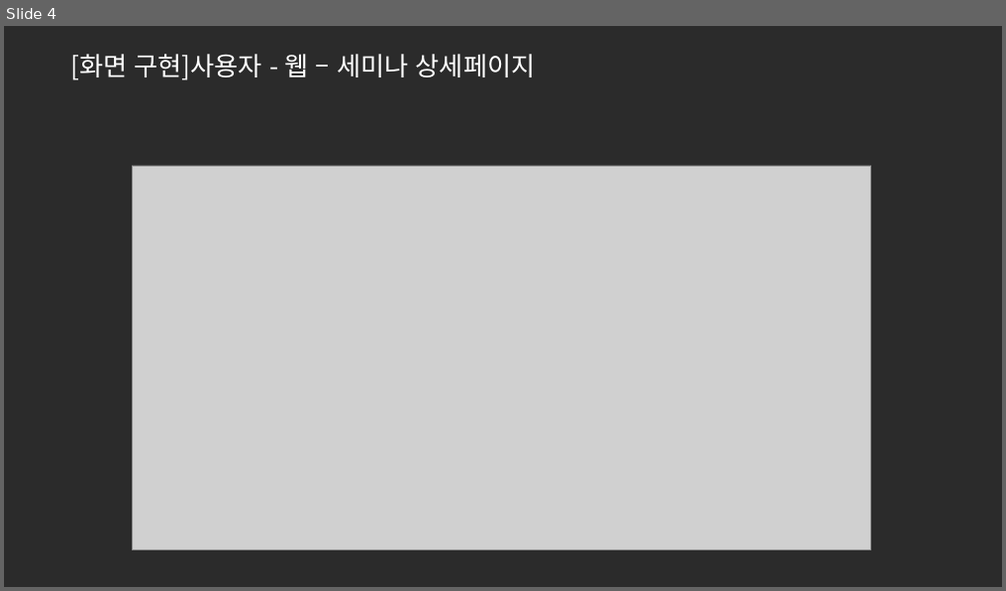
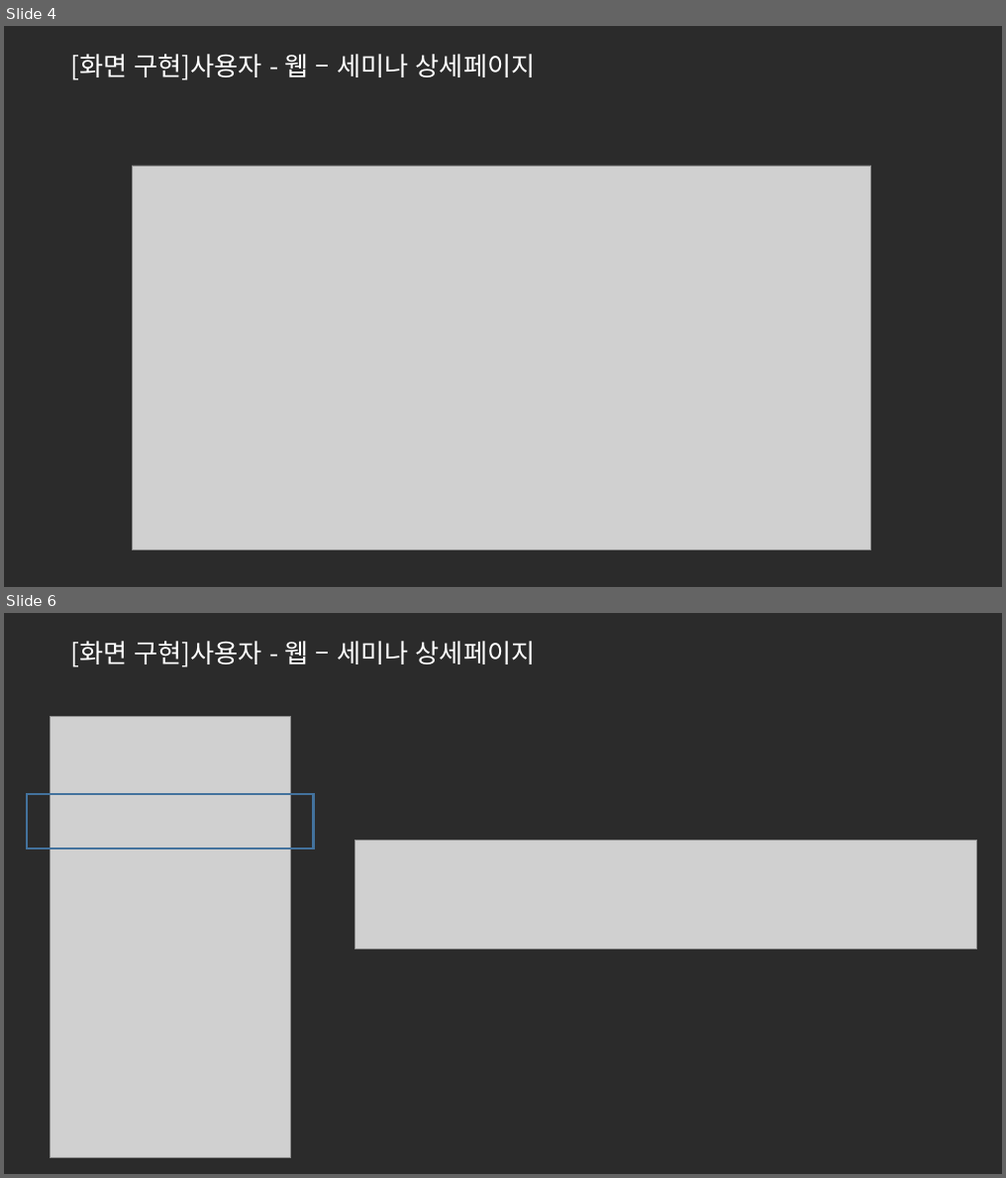
Before and after one commit to ezenteam2/e-Zone, a slide deck: 0 발표용 파워포인트/0417 3차발표/0417 project05 - 파워포인트 - 서희.pptx. Shown one above the other, each under a label of ours: slide 4 before the commit, slides 4 and 6 after it; the slides between them are not shown. The pictures are 1006x591 and 1006x1178 pixels, drawn with LibreOffice and Linux fonts; fonts in the diff are those of the drawing; grey boxes stand for pictures; background and template pictures are left out; a plain dark background stands for a picture behind light text. Boxes give left, top, right and bottom in pixels: in the first picture for what was removed or moved away, otherwise in the second. Text is boxed around its words. In the diff, an @@ line names an element or a change of style, - is before the commit and + after.

```diff
--- a/0 발표용 파워포인트/0417 3차발표/0417 project05 - 파워포인트 - 서희.pptx
+++ b/0 발표용 파워포인트/0417 3차발표/0417 project05 - 파워포인트 - 서희.pptx
@@ slide 6 added at (4,613,1002,1174), background picture (left out) @@
@@ text added at (70,641,536,667), 25 pt, text #FFFFFF @@
+[화면 구현]사용자 - 웹 – 세미나 상세페이지
@@ picture added at (50,716,290,1158) @@
@@ rectangle added at (27,794,314,849), outline #43739E 2.25 pt @@
@@ picture added at (355,840,976,950) @@
```
Also in this commit, not shown: 1 slide changed, 1 slide removed.
